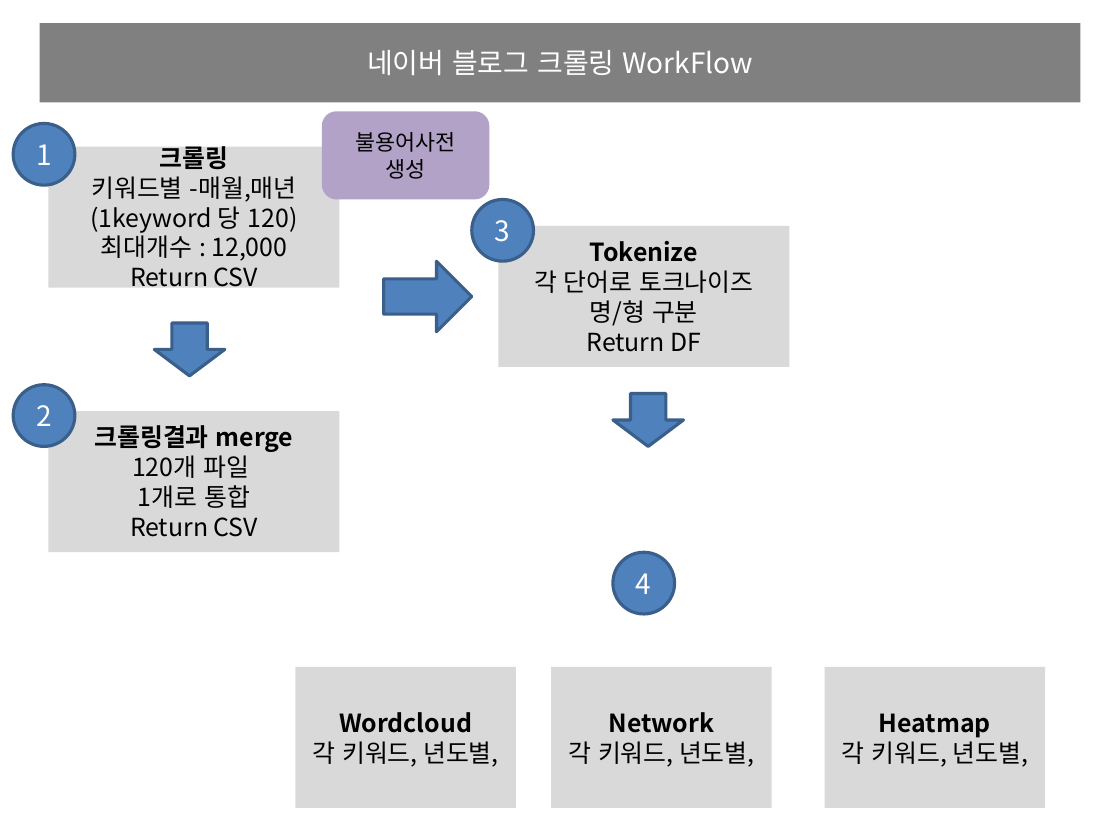
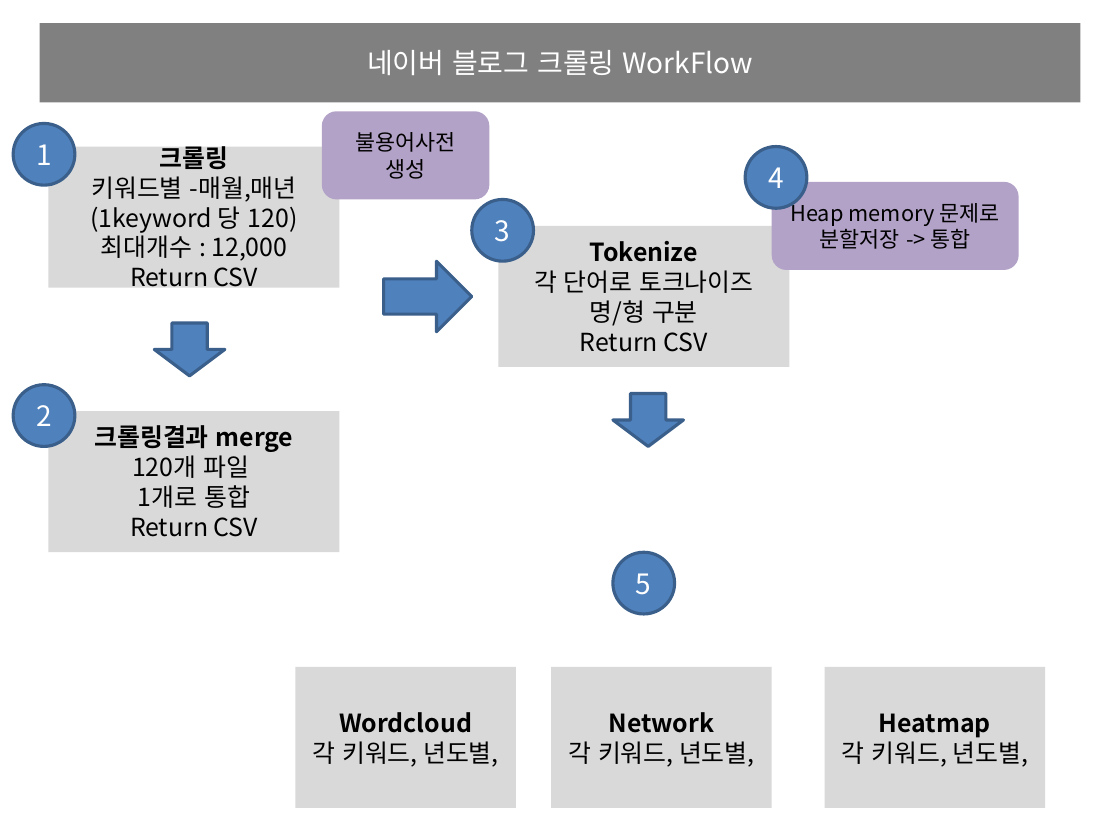
Before and after one commit to starlidust/blogcrawling, a slide deck: slide 1 of workflow/블로그크롤링_workflow.pptx. Drawn at 1120x840 pixels with LibreOffice and Linux fonts; fonts in the diff are those of the drawing. Boxes give left, top, right and bottom in pixels: in the first picture for what was removed or moved away, otherwise in the second. Text is boxed around its words. In the diff, an @@ line names an element or a change of style, - is before the commit and + after.

```diff
--- a/workflow/블로그크롤링_workflow.pptx
+++ b/workflow/블로그크롤링_workflow.pptx
@@ ellipse added at (745, 147, 806, 208), fill #4F81BD, outline #3A5F8C 2 pt, 18 pt, text #FFFFFF @@
+4
@@ rounded rectangle added at (772, 181, 1018, 270), fill #B3A2C7, 14 pt, text #000000 @@
+Heap memory 문제로 분할저장 -> 통합
@@ text in rectangle at (580, 325, 708, 352): text changed @@
-Return DF
+Return CSV
@@ text in ellipse at (636, 573, 652, 595): text changed @@
-4
+5
```
Also in this commit, not shown: 1 other slide changed, 1 slide added, 30 other files.
